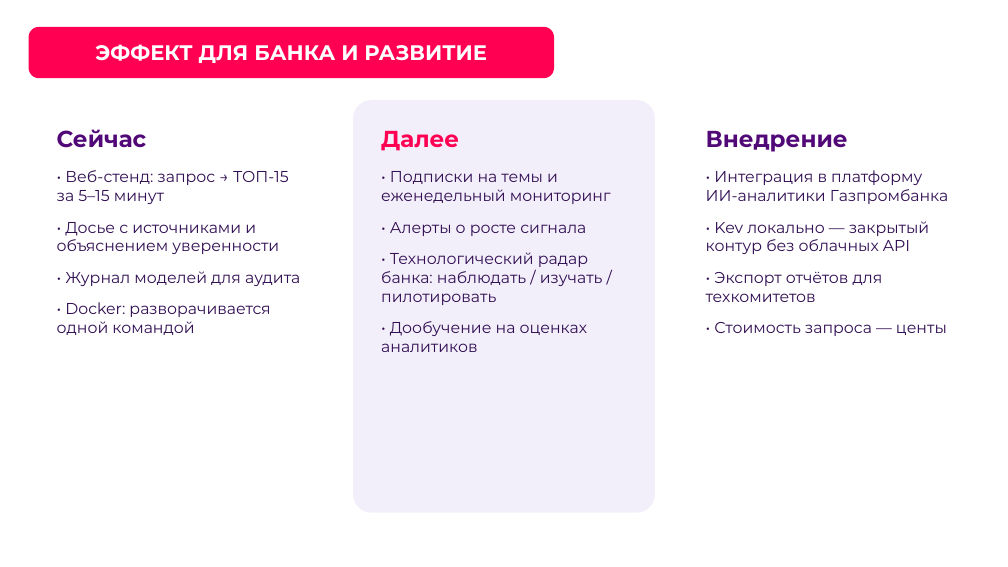
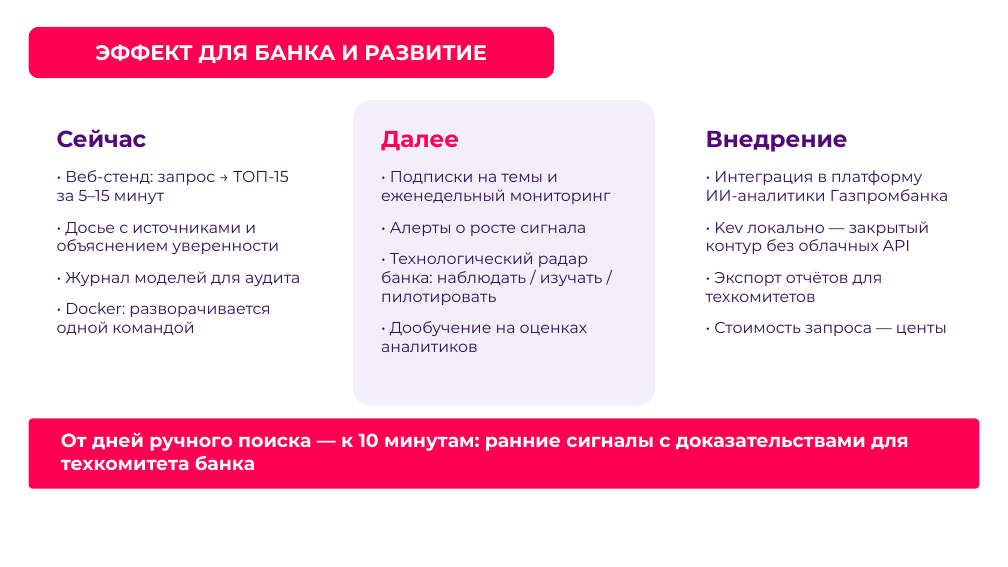
Before and after one commit to Krackenhell/lct-2026-weak-signals, a slide deck: slide 14 of presentation/Агенты_Москвы_Радар_слабых_сигналов.pptx. Drawn at 1008x567 pixels with LibreOffice and Linux fonts; fonts in the diff are those of the drawing; background and template pictures are left out. Boxes give left, top, right and bottom in pixels: in the first picture for what was removed or moved away, otherwise in the second. Text is boxed around its words. In the diff, an @@ line names an element or a change of style, - is before the commit and + after.

Commit message:
docs: presentation logo, illustration, layout polish

```diff
--- a/presentation/Агенты_Москвы_Радар_слабых_сигналов.pptx
+++ b/presentation/Агенты_Москвы_Радар_слабых_сигналов.pptx
@@ rounded rectangle: place and size @@
-rounded rectangle at (29, 100, 330, 513)
+rounded rectangle at (29, 100, 330, 406)
@@ rounded rectangle: place and size @@
-rounded rectangle at (353, 100, 655, 513)
+rounded rectangle at (353, 100, 655, 406)
@@ rounded rectangle: place and size @@
-rounded rectangle at (678, 100, 979, 513)
+rounded rectangle at (678, 100, 979, 406)
@@ rounded rectangle added at (29, 419, 980, 489), fill #FF0053 @@
@@ text added at (61, 432, 909, 471), 18 pt, text #FFFFFF, bold @@
+От дней ручного поиска — к 10 минутам: ранние сигналы с доказательствами для техкомитета банка
```
Also in this commit, not shown: 6 other slides changed, 5 other files.
